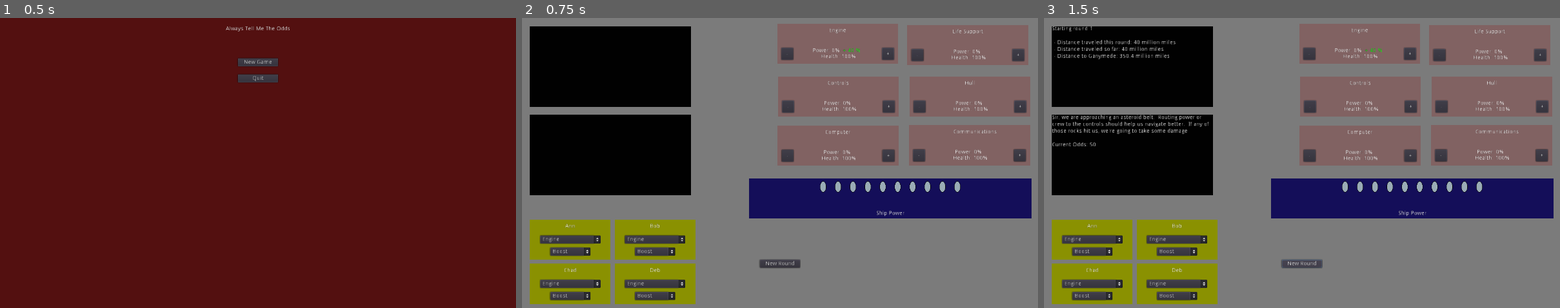
Above: before the commit, frames 1-3 (left to right).
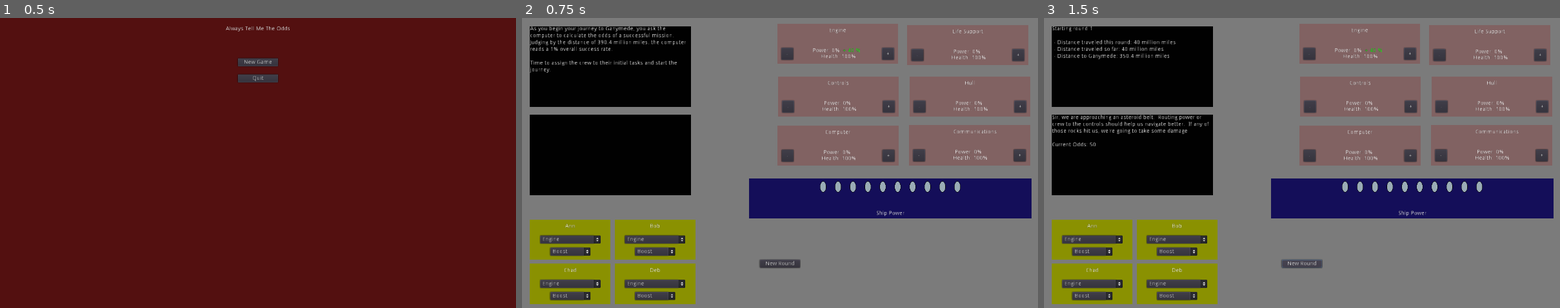
Above: after the commit, the same moments.

Repository: cparlette/alwaystellmetheodds
Game: Godot game, scene res://MainMenu.tscn
The game is run twice, just before and just after one commit, with the same random seed, the same clock (stepped at 60 frames per second) and the same inputs.
Inputs:
- Up to frame 1 (0.5 s): no input
- Up to frame 2 (0.75 s): click "New Game" at 0.5 s
- Up to frame 3 (1.5 s): click "New Round" at 1.25 s

Frame 1 is identical in both runs. In frame 2, 0.8% of the frame differs, in the area x 1-32%, y 2-19%; in frame 3, nothing differs.

Commit message:
Initial text when you start a new game

Diff:
--- a/Game.gd
+++ b/Game.gd
@@ -20,6 +20,11 @@
 		person.connect("crew_AssignmentChanged", self, "newCrewModuleAssigned")
 	newCrewModuleAssigned()
 	updatePower()
+	var initialText = "As you begin your journey to " + globals.destinationMoon
+	initialText += ", you ask the computer to calculate the odds of a successful mission.  Judging by the distance of " + str(globals.destinationTotalDistance)
+	initialText += " million miles, the computer reads a 1% overall success rate.\n\n"
+	initialText += "Time to assign the crew to their initial tasks and start the journey."
+	$NewRoundOutput/OutputText.text = initialText
 
 
 func _input(event):
--- a/Game.tscn
+++ b/Game.tscn
@@ -128,6 +128,7 @@
 [node name="OutputText" type="Label" parent="NewRoundOutput"]
 anchor_right = 1.0
 anchor_bottom = 1.0
+autowrap = true
 __meta__ = {
 "_edit_use_anchors_": false
 }
